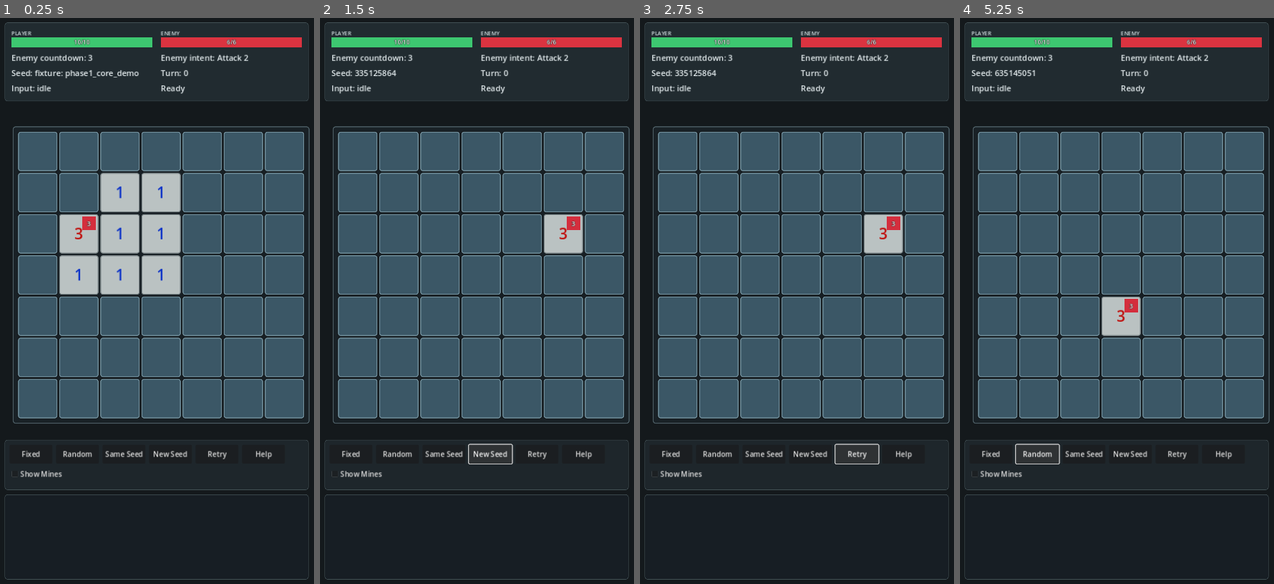
Above: before the commit, frames 1-4 (left to right).
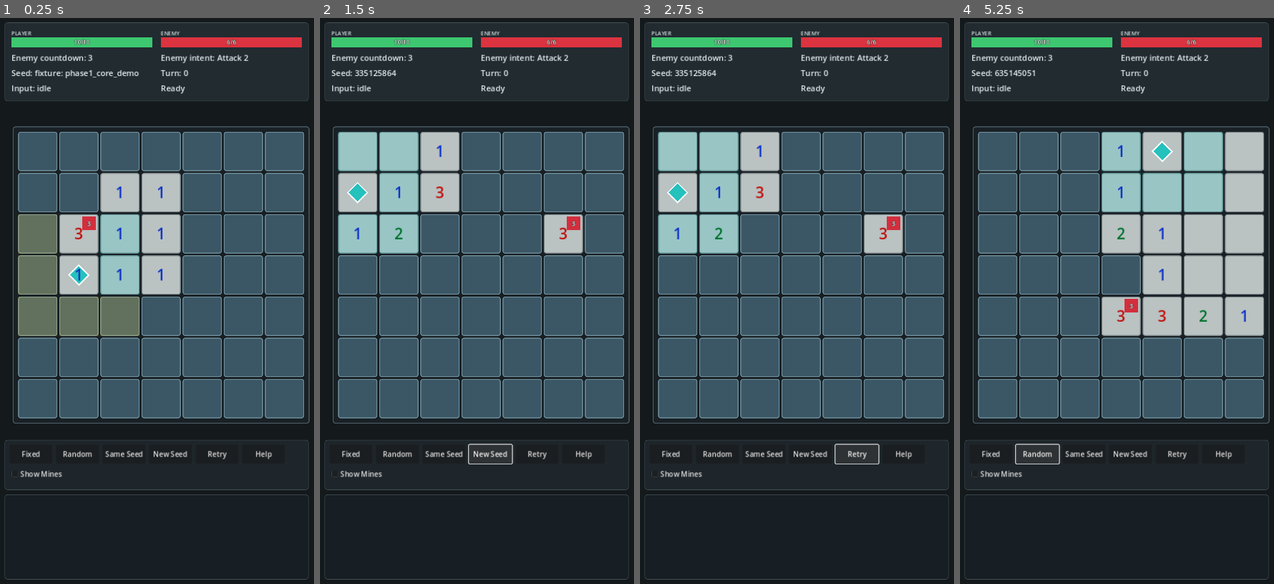
Above: after the commit, the same moments.

Repository: T11retsujitu/minesweeperV2
Game: Godot game, scene res://scenes/main.tscn
Same seed, same stepped clock (60 frames per second), same inputs: the game is played once before the commit and once after it.
Inputs:
- Up to frame 1 (0.25 s): no input
- Up to frame 2 (1.5 s): click "New Seed" at 0.5 s; click "New Seed" at 1.25 s
- Up to frame 3 (2.75 s): click "Retry" at 2 s
- Up to frame 4 (5.25 s): click "Retry" at 2.75 s; click "Retry" at 3.5 s; click "Fixed" at 4.25 s; click "Random" at 5 s

The runs differ from the first frame. In frame 1, 6.1% of the frame differs, in the area x 5-45%, y 34-57%; in frame 2, 6.5%; in frame 3, 6.5%; in frame 4, 15%, in the area x 45-97%, y 20-57%.

Commit message:
feat: presentation層のアバター対応(マーカー/合法手ハイライト/移動演出)
菱形プレイヤーマーカー、movable(青緑)/revealable(黄)ハイライトで合法手を常時可視化。
player_moved移動スライド演出、攻撃連鎖の着弾先と被弾フロートをアバターセルに変更。
UIはRULESET_AVATARで起動。Helpに移動ルール追記。

Co-Authored-By: Claude Fable 5 <noreply@anthropic.com>
Claude-Session: https://claude.ai/code/session_0166TRrYQ1gnNdfye1nWRQWG

Diff:
--- a/scripts/presentation/battle_feedback.gd
+++ b/scripts/presentation/battle_feedback.gd
@@ -44,6 +44,9 @@
 				accidental_mine_cell = event["cell"]
 			await board_view.play_explosion(event["cell"], accidental)
 			waited = true
+		elif event_type == "player_moved":
+			await _play_player_move_feedback(event["from"], event["to"])
+			waited = true
 		elif event_type == "dud_detonation":
 			await board_view.play_dud(event["cell"])
 			waited = true
@@ -56,7 +59,7 @@
 			await enemy_bar.animate_to(int(event["after"]))
 			waited = true
 		elif event_type == "player_damaged" and int(event.get("amount", 0)) > 0:
-			await _play_player_damage_feedback(event, accidental_mine_cell)
+			await _play_player_damage_feedback(event, accidental_mine_cell, snapshot)
 			waited = true
 		elif event_type == "enemy_attacked":
 			status_label.text = "Enemy attacked"
@@ -64,7 +67,7 @@
 			var damage_index = _enemy_attack_damage_index(events, index + 1)
 			if damage_index >= 0 and last_enemy_position != null:
 				consumed_enemy_attack_damage_indexes[damage_index] = true
-				await _play_enemy_attack_chain(events[damage_index])
+				await _play_enemy_attack_chain(events[damage_index], snapshot)
 			else:
 				await board_view.get_tree().process_frame
 			waited = true
@@ -79,10 +82,46 @@
 		await board_view.get_tree().process_frame
 
 
-func _play_player_damage_feedback(event, accidental_mine_cell):
+func _play_player_move_feedback(from_cell, to_cell):
+	if fx_layer == null:
+		await board_view.get_tree().create_timer(FxConfig.PLAYER_MOVE_SEC).timeout
+		return
+	var marker = Control.new()
+	marker.mouse_filter = Control.MOUSE_FILTER_IGNORE
+	marker.size = Vector2(FxConfig.PLAYER_MARKER_OUTLINE_SIZE, FxConfig.PLAYER_MARKER_OUTLINE_SIZE)
+	var outline = _make_move_marker_rect(
+		FxConfig.PLAYER_MARKER_OUTLINE_SIZE,
+		Color(1.0, 1.0, 1.0, 0.88)
+	)
+	var fill = _make_move_marker_rect(FxConfig.PLAYER_MARKER_SIZE, FxConfig.COLOR_PLAYER_MARKER)
+	fill.position = (marker.size - fill.size) * 0.5
+	marker.add_child(outline)
+	marker.add_child(fill)
+	var local_from = fx_layer.get_global_transform().affine_inverse() * board_view.debug_cell_canvas_position(from_cell)
+	var local_to = fx_layer.get_global_transform().affine_inverse() * board_view.debug_cell_canvas_position(to_cell)
+	marker.position = local_from - marker.size * 0.5
+	fx_layer.add_child(marker)
+	var tween = fx_layer.create_tween()
+	tween.tween_property(marker, "position", local_to - marker.size * 0.5, FxConfig.PLAYER_MOVE_SEC).set_trans(Tween.TRANS_QUAD).set_ease(Tween.EASE_OUT)
+	tween.finished.connect(marker.queue_free)
+	await board_view.get_tree().create_timer(FxConfig.PLAYER_MOVE_SEC).timeout
+
+
+func _make_move_marker_rect(marker_size, color):
+	var rect = ColorRect.new()
+	rect.color = color
+	rect.mouse_filter = Control.MOUSE_FILTER_IGNORE
+	rect.size = Vector2(marker_size, marker_size)
+	rect.pivot_offset = rect.size * 0.5
+	rect.position = (Vector2(FxConfig.PLAYER_MARKER_OUTLINE_SIZE, FxConfig.PLAYER_MARKER_OUTLINE_SIZE) - rect.size) * 0.5
+	rect.rotation_degrees = 45.0
+	return rect
+
+
+func _play_player_damage_feedback(event, accidental_mine_cell, snapshot):
 	var player_amount = int(event.get("amount", 0))
 	var source = str(event.get("source", ""))
-	var player_pos = player_bar.get_global_rect().get_center()
+	var player_pos = _player_feedback_position(snapshot)
 	var text = "-%d" % player_amount
 	var color = FxConfig.COLOR_DAMAGE_ENEMY_ATK
 	if source == "accidental_mine":
@@ -92,14 +131,17 @@
 		color = FxConfig.COLOR_DAMAGE_MINE
 	elif source == "enemy_attack":
 		text = "-%d ENEMY ATK" % player_amount
+	elif source == "detonation_splash":
+		text = "-%d SPLASH!" % player_amount
+		color = FxConfig.COLOR_DAMAGE_MINE
 	fx_layer.spawn_damage_float(player_pos, text, color)
 	player_bar.flash()
 	await player_bar.animate_to(int(event["after"]))
 
 
-func _play_enemy_attack_chain(damage_event):
+func _play_enemy_attack_chain(damage_event, snapshot):
 	var enemy_pos = board_view.debug_cell_canvas_position(last_enemy_position)
-	var player_pos = player_bar.get_global_rect().get_center()
+	var player_pos = _player_feedback_position(snapshot)
 	await board_view.play_enemy_attack_glow(last_enemy_position)
 	await fx_layer.fire_projectile(enemy_pos, player_pos)
 	var amount = int(damage_event.get("amount", 0))
@@ -107,6 +149,14 @@
 	player_bar.flash()
 	fx_layer.shake(0.5)
 	await player_bar.animate_to(int(damage_event["after"]))
+
+
+func _player_feedback_position(snapshot):
+	if str(snapshot.get("ruleset", "")) == "phase2_avatar" and snapshot.has("player_position"):
+		var cell_pos = board_view.debug_cell_canvas_position(snapshot["player_position"])
+		if cell_pos != Vector2.ZERO:
+			return cell_pos
+	return player_bar.get_global_rect().get_center()
 
 
 func _enemy_attack_damage_index(events, index):
--- a/scripts/presentation/battle_screen.gd
+++ b/scripts/presentation/battle_screen.gd
@@ -3,12 +3,13 @@
 const BattleController = preload("res://scripts/application/battle_controller.gd")
 const BattleFeedback = preload("res://scripts/presentation/battle_feedback.gd")
 const Balance = preload("res://scripts/config/game_balance.gd")
+const CombatState = preload("res://scripts/domain/combat_state.gd")
 const FxConfig = preload("res://scripts/presentation/fx_config.gd")
 const FxLayer = preload("res://scripts/presentation/fx_layer.gd")
 const HpBar = preload("res://scripts/presentation/hp_bar.gd")
 const BoardViewScene = preload("res://scenes/battle/board_view.tscn")
 
-var controller = BattleController.new()
+var controller = BattleController.new(CombatState.RULESET_AVATAR)
 var debug_show_mines = false
 
 var root = null
@@ -299,7 +300,7 @@
 		elif event_type == "state_reset":
 			next_status = "Ready"
 		elif event_type == "turn_rejected":
-			next_status = "Input rejected: " + str(event.get("reason", "unknown"))
+			next_status = _reject_status_text(str(event.get("reason", "unknown")))
 		elif event_type == "flag_toggled":
 			var flag_text = "off"
 			if bool(event.get("flagged", false)):
@@ -308,6 +309,9 @@
 		elif event_type == "cells_revealed":
 			var trigger = event["trigger"]
 			pending_reveal = "Revealed (%d, %d)" % [trigger.x, trigger.y]
+		elif event_type == "player_moved":
+			var target = event["to"]
+			next_status = "Moved to (%d, %d)" % [target.x, target.y]
 		elif event_type == "mine_exploded":
 			has_mine_result = true
 			if bool(event.get("accidental", false)):
@@ -329,6 +333,16 @@
 		status_label.text = next_status
 
 
+func _reject_status_text(reason):
+	if reason == "invalid_move_target":
+		return "Can't move there"
+	if reason == "cell_not_adjacent_to_player":
+		return "Too far to reveal"
+	if reason == "move_not_available":
+		return "Move unavailable"
+	return "Input rejected: " + reason
+
+
 func _play_event_feedback(events):
 	await feedback.play_events(events, controller.get_snapshot())
 
@@ -567,7 +581,7 @@
 
 	box.add_child(_make_overlay_label("Help", 26))
 	var body = _make_overlay_label(
-		"Left click: reveal or open detonation preview\nRight click or long press: toggle flag\nGoal: read the numbers, identify mines, then detonate them to reduce enemy HP 6 to zero.\nThe enemy attacks for 2 when its countdown reaches 0.",
+		"Tap adjacent hidden cell = reveal\nTap adjacent revealed cell = move\nFlag & detonate = remote\nRight click or long press: toggle flag\nGoal: read the numbers, identify mines, then detonate them to reduce enemy HP 6 to zero.\nThe enemy attacks for 2 when its countdown reaches 0.",
 		18
 	)
 	body.autowrap_mode = TextServer.AUTOWRAP_WORD_SMART
--- a/scripts/presentation/board_view.gd
+++ b/scripts/presentation/board_view.gd
@@ -23,6 +23,10 @@
 func update_from_snapshot(snapshot, debug_show_mines):
 	var enemy_position = snapshot["enemy_position"]
 	var enemy_visible = int(snapshot["enemy_hp"]) > 0
+	var is_avatar = str(snapshot.get("ruleset", "")) == "phase2_avatar"
+	var player_position = snapshot.get("player_position", Vector2i.ZERO)
+	var movable_cells = snapshot.get("movable_cells", [])
+	var revealable_cells = snapshot.get("revealable_cells", [])
 	for cell_data in snapshot["cells"]:
 		var coord = cell_data["coord"]
 		if not cells.has(coord):
@@ -35,6 +39,9 @@
 			"previewed": previewed,
 			"preview_center": preview_center != null and coord == preview_center,
 			"preview_damage": preview_damage_map.get(coord, ""),
+			"player_here": is_avatar and coord == player_position,
+			"movable": is_avatar and movable_cells.has(coord),
+			"revealable": is_avatar and revealable_cells.has(coord),
 		}
 		cells[coord].set_display(cell_data, options)
 
--- a/scripts/presentation/cell_view.gd
+++ b/scripts/presentation/cell_view.gd
@@ -14,7 +14,10 @@
 var press_elapsed = 0.0
 
 var background_panel = null
+var highlight_rect = null
 var preview_rect = null
+var player_marker_outline = null
+var player_marker_fill = null
 var flash_rect = null
 var number_label = null
 var flag_label = null
@@ -59,6 +62,18 @@
 	enemy_badge.visible = enemy_visible
 	enemy_label.visible = enemy_visible
 	_update_enemy_badge(enemy_visible, int(options.get("enemy_countdown", 0)))
+
+	var movable = bool(options.get("movable", false))
+	var revealable = bool(options.get("revealable", false))
+	highlight_rect.visible = movable or revealable
+	if movable:
+		highlight_rect.color = FxConfig.COLOR_HIGHLIGHT_MOVABLE
+	elif revealable:
+		highlight_rect.color = FxConfig.COLOR_HIGHLIGHT_REVEALABLE
+
+	var player_here = bool(options.get("player_here", false))
+	player_marker_outline.visible = player_here
+	player_marker_fill.visible = player_here
 
 	var previewed = bool(options.get("previewed", false))
 	preview_rect.visible = previewed
@@ -97,6 +112,11 @@
 	flash_rect.visible = false
 
 
+func _notification(what):
+	if what == NOTIFICATION_RESIZED:
+		_layout_player_marker()
+
+
 func _gui_input(event):
 	if not input_enabled:
 		return
@@ -169,11 +189,32 @@
 	background_panel.mouse_filter = Control.MOUSE_FILTER_IGNORE
 	add_child(background_panel)
 
+	highlight_rect = ColorRect.new()
+	highlight_rect.set_anchors_preset(Control.PRESET_FULL_RECT)
+	highlight_rect.mouse_filter = Control.MOUSE_FILTER_IGNORE
+	highlight_rect.visible = false
+	add_child(highlight_rect)
+
 	preview_rect = ColorRect.new()
 	preview_rect.set_anchors_preset(Control.PRESET_FULL_RECT)
 	preview_rect.mouse_filter = Control.MOUSE_FILTER_IGNORE
 	preview_rect.visible = false
 	add_child(preview_rect)
+
+	player_marker_outline = ColorRect.new()
+	player_marker_outline.color = Color(1.0, 1.0, 1.0, 0.88)
+	player_marker_outline.mouse_filter = Control.MOUSE_FILTER_IGNORE
+	player_marker_outline.visible = false
+	player_marker_outline.rotation_degrees = 45.0
+	add_child(player_marker_outline)
+
+	player_marker_fill = ColorRect.new()
+	player_marker_fill.color = FxConfig.COLOR_PLAYER_MARKER
+	player_marker_fill.mouse_filter = Control.MOUSE_FILTER_IGNORE
+	player_marker_fill.visible = false
+	player_marker_fill.rotation_degrees = 45.0
+	add_child(player_marker_fill)
+	_layout_player_marker()
 
 	number_label = _make_label(34, HORIZONTAL_ALIGNMENT_CENTER, VERTICAL_ALIGNMENT_CENTER)
 	number_label.set_anchors_preset(Control.PRESET_FULL_RECT)
@@ -301,6 +342,22 @@
 	background_panel.add_theme_stylebox_override("panel", style)
 
 
+func _layout_player_marker():
+	if player_marker_outline == null or player_marker_fill == null:
+		return
+	var cell_size = size
+	if cell_size == Vector2.ZERO:
+		cell_size = custom_minimum_size
+	var outline_size = Vector2(FxConfig.PLAYER_MARKER_OUTLINE_SIZE, FxConfig.PLAYER_MARKER_OUTLINE_SIZE)
+	var fill_size = Vector2(FxConfig.PLAYER_MARKER_SIZE, FxConfig.PLAYER_MARKER_SIZE)
+	player_marker_outline.size = outline_size
+	player_marker_outline.pivot_offset = outline_size * 0.5
+	player_marker_outline.position = (cell_size - outline_size) * 0.5
+	player_marker_fill.size = fill_size
+	player_marker_fill.pivot_offset = fill_size * 0.5
+	player_marker_fill.position = (cell_size - fill_size) * 0.5
+
+
 func _number_color(value):
 	if value == 1:
 		return Color(0.05, 0.20, 0.78)
--- a/scripts/presentation/fx_config.gd
+++ b/scripts/presentation/fx_config.gd
@@ -8,6 +8,9 @@
 const FLOAT_CHAR_WIDTH_RATIO = 0.62
 const PROJECTILE_TIME = 0.28
 const PROJECTILE_SIZE = 10.0
+const PLAYER_MOVE_SEC = 0.15
+const PLAYER_MARKER_SIZE = 28.0
+const PLAYER_MARKER_OUTLINE_SIZE = 34.0
 const EXPLOSION_RING_DELAY = 0.07
 const SHAKE_AMPLITUDE = 7.0
 const SHAKE_DURATION = 0.22
@@ -36,6 +39,9 @@
 const COLOR_DAMAGE_ENEMY_ATK = Color(1.0, 0.35, 0.22)
 const COLOR_DAMAGE_MINE = Color(1.0, 0.62, 0.18)
 const COLOR_DAMAGE_DEALT = Color(1.0, 0.85, 0.30)
+const COLOR_PLAYER_MARKER = Color(0.00, 0.72, 0.70, 0.85)
+const COLOR_HIGHLIGHT_MOVABLE = Color(0.00, 0.82, 0.82, 0.18)
+const COLOR_HIGHLIGHT_REVEALABLE = Color(1.0, 0.86, 0.24, 0.20)
 const COLOR_ENEMY_ATTACK_STATUS = Color(1.0, 0.55, 0.18)
 const COLOR_ENEMY_BADGE = Color(0.83, 0.18, 0.24)
 const COLOR_ENEMY_BADGE_DANGER = Color(1.0, 0.18, 0.12)
